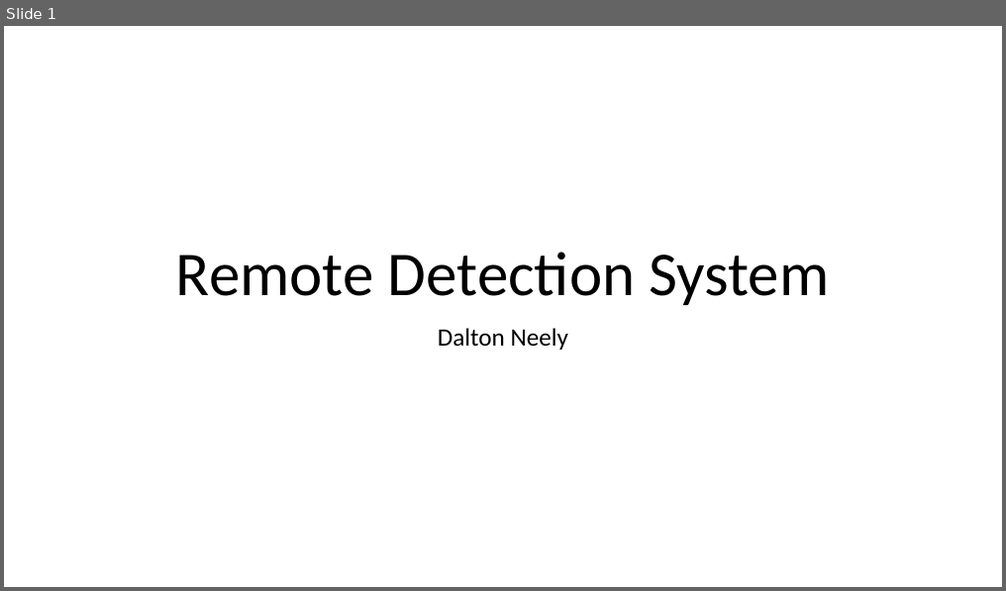
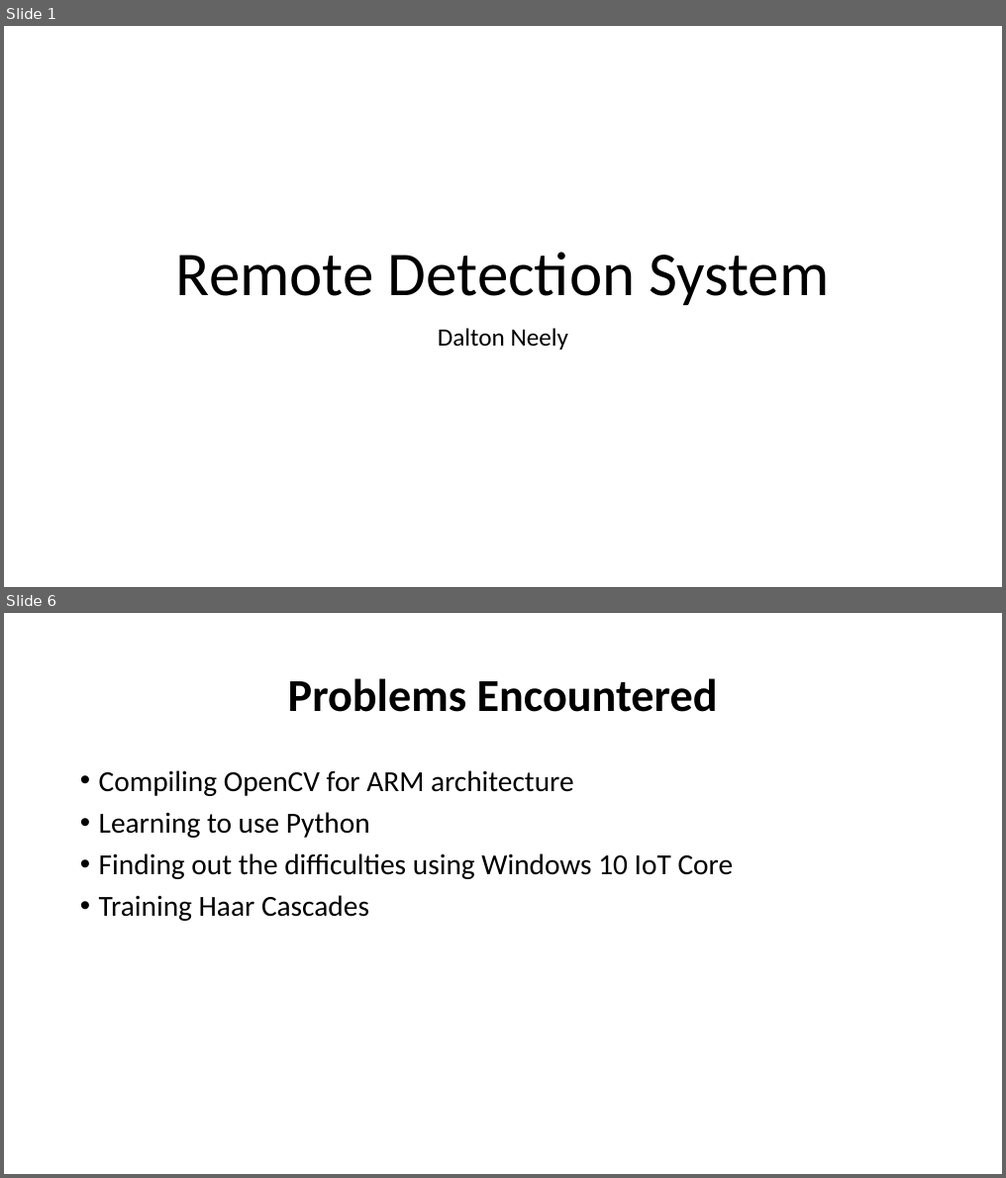
Before and after one commit to dalton-neely/NetworksFinal, a slide deck: Presentation.pptx. Shown one above the other, each under a label of ours: slide 1 before the commit, slides 1 and 6 after it; the slides between them are not shown. The pictures are 1006x591 and 1006x1178 pixels, drawn with LibreOffice and Linux fonts; fonts in the diff are those of the drawing. Boxes give left, top, right and bottom in pixels: in the first picture for what was removed or moved away, otherwise in the second. Text is boxed around its words. In the diff, an @@ line names an element or a change of style, - is before the commit and + after.

```diff
--- a/Presentation.pptx
+++ b/Presentation.pptx
@@ slide 6 added at [4,613,1002,1174], background #FFFFFF @@
@@ title added at [288,678,718,712], 44 pt, text #000000, bold @@
+Problems Encountered
@@ text added at [99,770,734,921], 28 pt, text #000000 @@
+• Compiling OpenCV for ARM architecture
+• Learning to use Python
+• Finding out the difficulties using Windows 10 IoT Core
+• Training Haar Cascades
```
Also in this commit, not shown: 6 other slides added, 15 other files.
